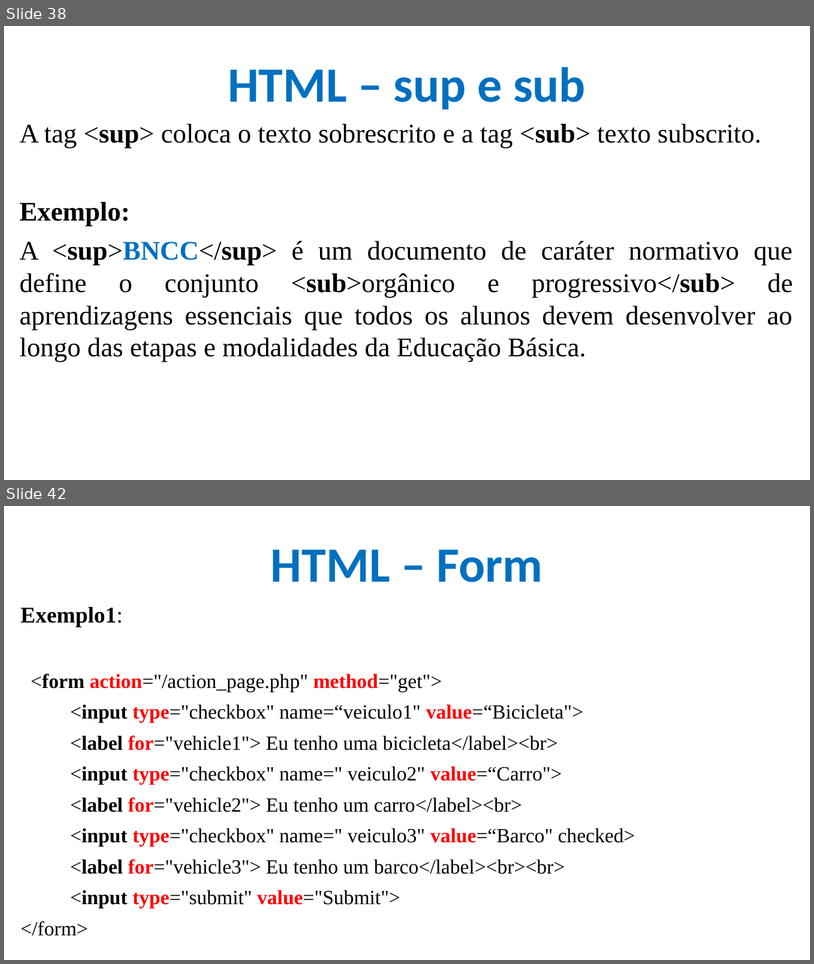
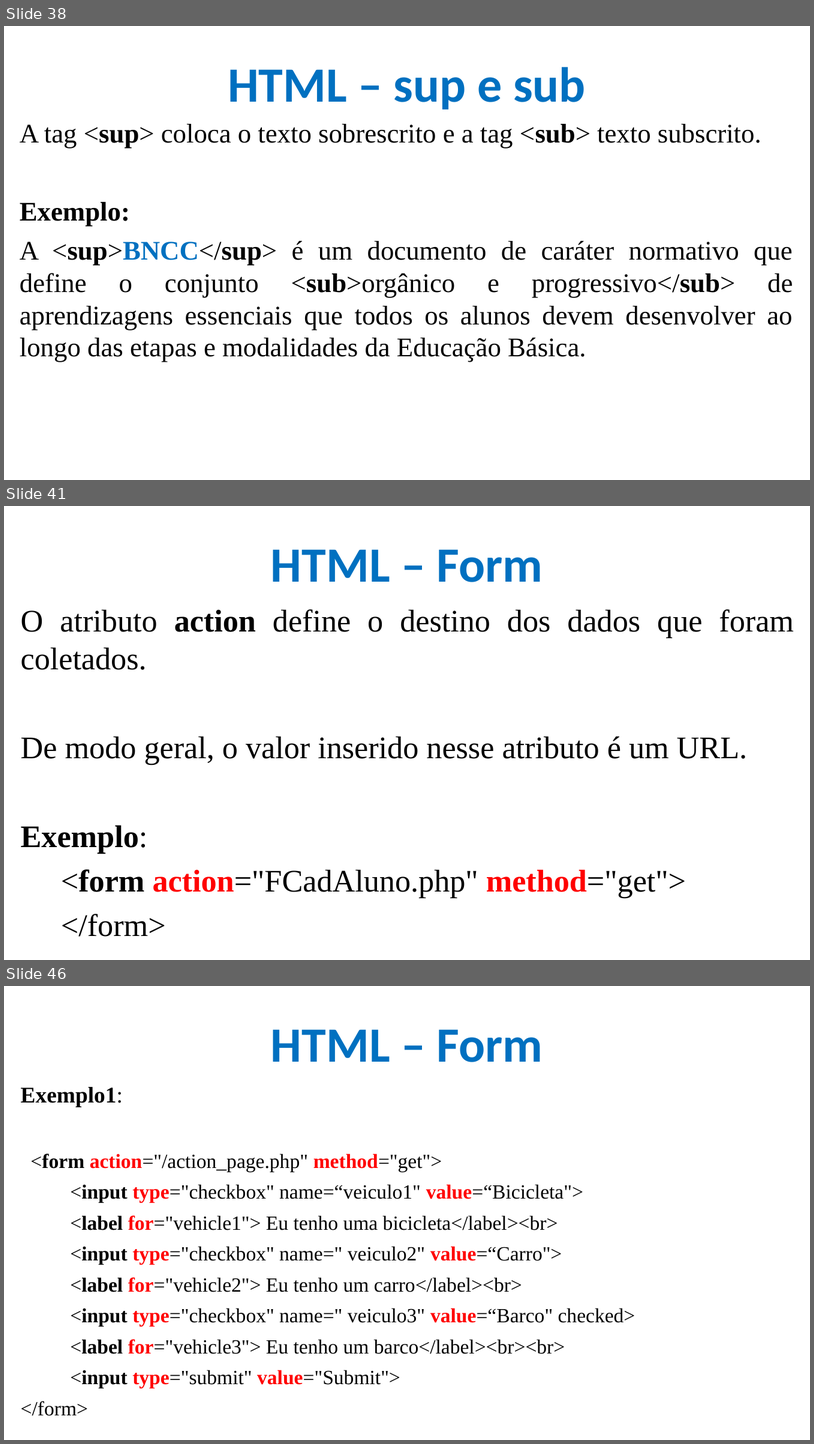
Before and after one commit to CloudEducationBrazil/WydenDesenvolvimentoWebPHP, a slide deck: 01 Classes/Aula 04 Desenvolvimento Web - HTML.pptx. Shown one above the other, each under a label of ours: slides 38 and 42 before the commit, slides 38, 41 and 46 after it; the slides between them are not shown. The pictures are 814x964 and 814x1444 pixels, drawn with LibreOffice and Linux fonts; fonts in the diff are those of the drawing; background and template pictures are left out. Boxes give left, top, right and bottom in pixels: in the first picture for what was removed or moved away, otherwise in the second. Text is boxed around its words. In the diff, an @@ line names an element or a change of style, - is before the commit and + after.

```diff
--- a/01 Classes/Aula 04 Desenvolvimento Web - HTML.pptx
+++ b/01 Classes/Aula 04 Desenvolvimento Web - HTML.pptx
@@ slide 41 added at (x1=4, y1=506, x2=810, y2=960), background picture (left out) @@
@@ title added at (x1=271, y1=549, x2=543, y2=582), 44 pt, text #0070C0, bold @@
+HTML – Form
@@ text added at (x1=21, y1=609, x2=794, y2=936), 28 pt, text #000000 @@
+O atributo action define o destino dos dados que foram coletados.
+De modo geral, o valor inserido nesse atributo é um URL.
+Exemplo:
+<form action="FCadAluno.php" method="get">
+</form>
@@ what was slide 42 is now slide 46 @@
```
Also in this commit, not shown: 3 slides changed, 3 other slides added, 1 other file.
